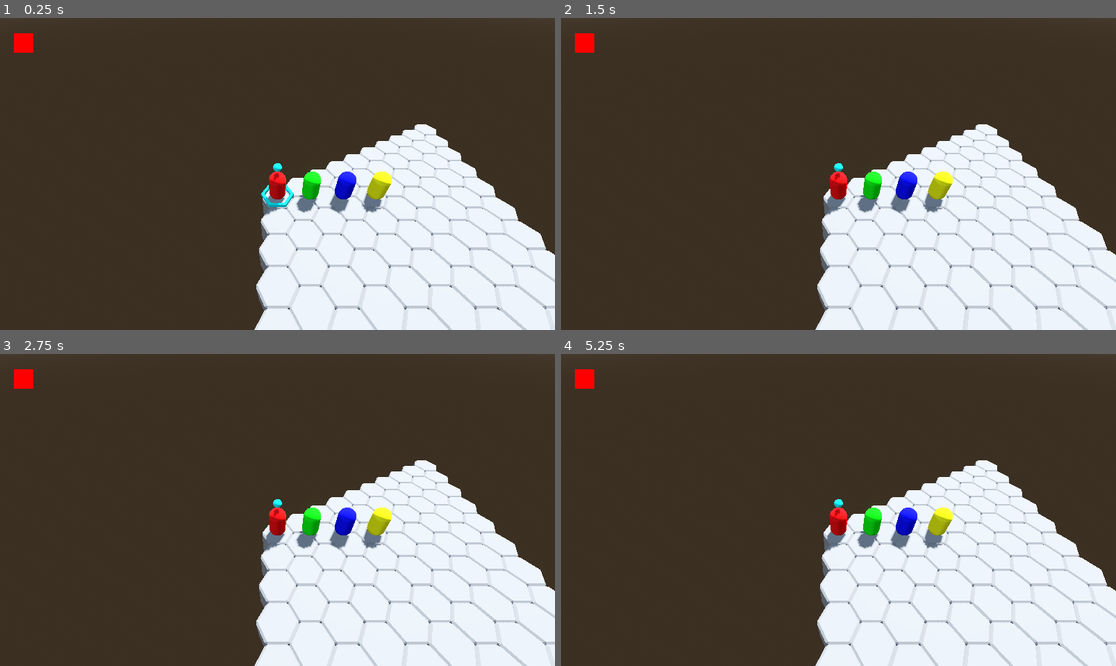
Above: before the commit, frames 1-4 (two rows, left to right).
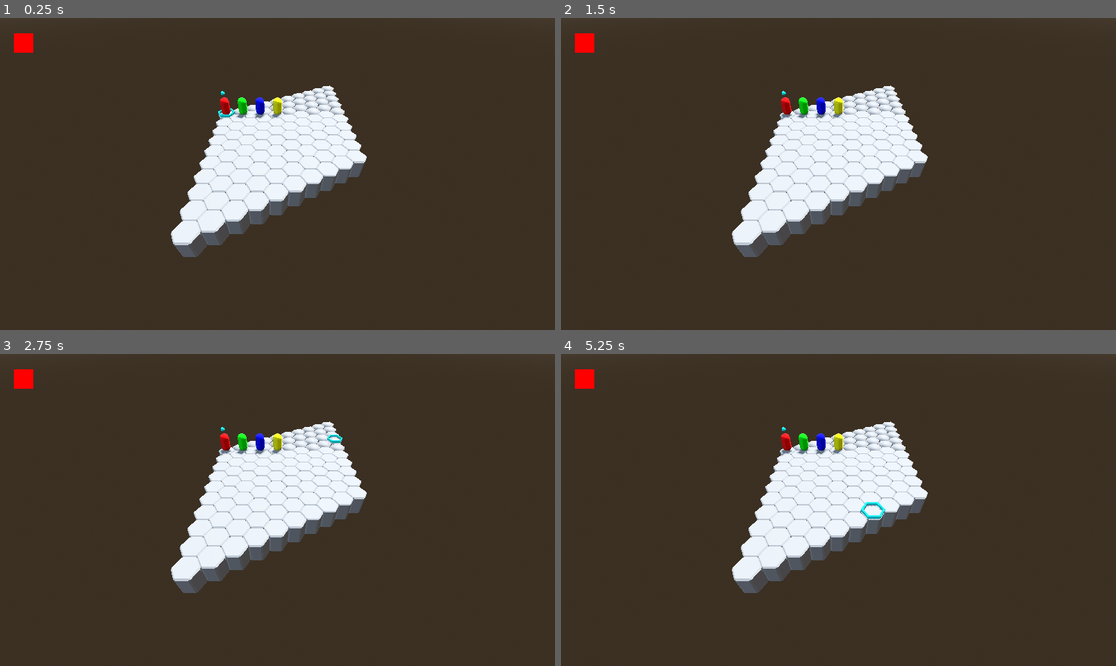
Above: after the commit, the same moments.

Repository: GuSoder/mini-turn-client
Game: Godot game, scene res://scenes/client1.tscn
Same seed, same stepped clock (60 frames per second), same inputs: the game is played once before the commit and once after it. This scene is started directly instead of the project's main scene.
Inputs (mouse positions are in pixels of both pictures, inside the frame that each line leads up to):
- Up to frame 1 (0.25 s): no input
- Up to frame 2 (1.5 s): tap Enter at 0.5, 0.6 s; move the mouse to (960, 158) at 0.52 s; click (960, 158) at 0.67 s; tap Space at 1.25 s; move the mouse to (727, 189) at 1.27 s; tap C at 1.35 s; click (727, 189) at 1.42 s
- Up to frame 3 (2.75 s): tap Enter at 2 s; move the mouse to (333, 441) at 2.02 s; tap L at 2.1 s; click (333, 441) at 2.17 s
- Up to frame 4 (5.25 s): tap Space at 2.75, 4.25 s; move the mouse to (810, 572) at 2.77 s; tap 1 at 2.85 s; click (810, 572) at 2.92 s; tap Enter at 3.5 s; move the mouse to (1005, 556) at 3.52 s; tap 2 at 3.6 s; click (1005, 556) at 3.67 s; move the mouse to (672, 463) at 4.27 s; tap 3 at 4.35 s; click (672, 463) at 4.42 s; move the mouse to (866, 510) at 5.02 s; tap 4 at 5.1 s; click (866, 510) at 5.17 s

The runs differ from the first frame. In frame 1, 36% of the frame differs, in the area x 30-100%, y 21-100%; in frame 2, 36%; in frame 3, 36%; in frame 4, 36%.

Commit message:
bug fix and tinkering

Diff:
--- /dev/null
+++ b/materials/gold.tres
@@ -0,0 +1,4 @@
+[gd_resource type="StandardMaterial3D" format=3 uid="uid://b0wbw0rccenkf"]
+
+[resource]
+albedo_color = Color(0.869223, 0.621605, 0.22951, 1)
--- a/scenes/path_markers.tscn
+++ b/scenes/path_markers.tscn
@@ -1,5 +1,6 @@
-[gd_scene load_steps=10 format=3 uid="uid://bvmh7roeorrfe"]
+[gd_scene load_steps=11 format=3 uid="uid://bvmh7roeorrfe"]
 
+[ext_resource type="Material" uid="uid://b0wbw0rccenkf" path="res://materials/gold.tres" id="1_g387c"]
 [ext_resource type="ArrayMesh" uid="uid://bkofaje0lc88i" path="res://objects/number_icons/1.obj" id="1_ln2o1"]
 [ext_resource type="ArrayMesh" uid="uid://560pdv6rsm7c" path="res://objects/number_icons/2.obj" id="2_g387c"]
 [ext_resource type="ArrayMesh" uid="uid://bhqqad0uggowq" path="res://objects/number_icons/3.obj" id="3_4fmv1"]
@@ -17,45 +18,54 @@
 
 [node name="1" type="MeshInstance3D" parent="."]
 transform = Transform3D(1, 0, 0, 0, 1, 0, 0, 0, 1, 2, 0, -40)
+material_override = ExtResource("1_g387c")
 mesh = ExtResource("1_ln2o1")
 skeleton = NodePath("../..")
 
 [node name="2" type="MeshInstance3D" parent="."]
 transform = Transform3D(1, 0, 0, 0, 1, 0, 0, 0, 1, 4, 0, -40)
+material_override = ExtResource("1_g387c")
 mesh = ExtResource("2_g387c")
 skeleton = NodePath("../..")
 
 [node name="3" type="MeshInstance3D" parent="."]
 transform = Transform3D(1, 0, 0, 0, 1, 0, 0, 0, 1, 6, 0, -40)
+material_override = ExtResource("1_g387c")
 mesh = ExtResource("3_4fmv1")
 skeleton = NodePath("../..")
 
 [node name="4" type="MeshInstance3D" parent="."]
 transform = Transform3D(1, 0, 0, 0, 1, 0, 0, 0, 1, 8, 0, -40)
+material_override = ExtResource("1_g387c")
 mesh = ExtResource("4_aglwa")
 skeleton = NodePath("../..")
 
 [node name="5" type="MeshInstance3D" parent="."]
 transform = Transform3D(1, 0, 0, 0, 1, 0, 0, 0, 1, 10, 0, -40)
+material_override = ExtResource("1_g387c")
 mesh = ExtResource("5_xwk48")
 skeleton = NodePath("../..")
 
 [node name="6" type="MeshInstance3D" parent="."]
 transform = Transform3D(1, 0, 0, 0, 1, 0, 0, 0, 1, 12, 0, -40)
+material_override = ExtResource("1_g387c")
 mesh = ExtResource("6_2c4lk")
 skeleton = NodePath("../..")
 
 [node name="7" type="MeshInstance3D" parent="."]
 transform = Transform3D(1, 0, 0, 0, 1, 0, 0, 0, 1, 14, 0, -40)
+material_override = ExtResource("1_g387c")
 mesh = ExtResource("7_rm62s")
 skeleton = NodePath("../..")
 
 [node name="8" type="MeshInstance3D" parent="."]
 transform = Transform3D(1, 0, 0, 0, 1, 0, 0, 0, 1, 16, 0, -40)
+material_override = ExtResource("1_g387c")
 mesh = ExtResource("8_yjbfb")
 skeleton = NodePath("../..")
 
 [node name="9" type="MeshInstance3D" parent="."]
 transform = Transform3D(1, 0, 0, 0, 1, 0, 0, 0, 1, 18, 0, -40)
+material_override = ExtResource("1_g387c")
 mesh = ExtResource("9_yjc7g")
 skeleton = NodePath("../..")
--- a/scenes/rendering.tscn
+++ b/scenes/rendering.tscn
@@ -23,4 +23,4 @@
 shadow_enabled = true
 
 [node name="Camera3D" type="Camera3D" parent="."]
-transform = Transform3D(1, 0, 0, 0, 0.707107, 0.707107, 0, -0.707107, 0.707107, 0, 10, 8)
+transform = Transform3D(1, 0, 0, 0, 0.707107, 0.707107, 0, -0.707107, 0.707107, 6, 12, 22)
--- a/scenes/row.tscn
+++ b/scenes/row.tscn
@@ -11,32 +11,24 @@
 
 [node name="Hex2" parent="." instance=ExtResource("1_7024n")]
 transform = Transform3D(1, 0, 0, 0, 1, 0, 0, 0, 1, 3.4, 0, 0)
-skeleton = NodePath("../Hex0")
 
 [node name="Hex3" parent="." instance=ExtResource("1_7024n")]
 transform = Transform3D(1, 0, 0, 0, 1, 0, 0, 0, 1, 5.1, 0, 0)
-skeleton = NodePath("../Hex2")
 
 [node name="Hex4" parent="." instance=ExtResource("1_7024n")]
 transform = Transform3D(1, 0, 0, 0, 1, 0, 0, 0, 1, 6.8, 0, 0)
-skeleton = NodePath("../Hex2")
 
 [node name="Hex5" parent="." instance=ExtResource("1_7024n")]
 transform = Transform3D(1, 0, 0, 0, 1, 0, 0, 0, 1, 8.5, 0, 0)
-skeleton = NodePath("../Hex3")
 
 [node name="Hex6" parent="." instance=ExtResource("1_7024n")]
 transform = Transform3D(1, 0, 0, 0, 1, 0, 0, 0, 1, 10.2, 0, 0)
-skeleton = NodePath("../Hex4")
 
 [node name="Hex7" parent="." instance=ExtResource("1_7024n")]
 transform = Transform3D(1, 0, 0, 0, 1, 0, 0, 0, 1, 11.9, 0, 0)
-skeleton = NodePath("../Hex5")
 
 [node name="Hex8" parent="." instance=ExtResource("1_7024n")]
 transform = Transform3D(1, 0, 0, 0, 1, 0, 0, 0, 1, 13.6, 0, 0)
-skeleton = NodePath("../Hex6")
 
 [node name="Hex9" parent="." instance=ExtResource("1_7024n")]
 transform = Transform3D(1, 0, 0, 0, 1, 0, 0, 0, 1, 15.3, 0, 0)
-skeleton = NodePath("../Hex7")
--- a/scripts/client.gd
+++ b/scripts/client.gd
@@ -231,14 +231,14 @@
 
 	hide_all_path_markers()
 
-	# Show numbered markers for each step in path (skip first position as it's current)
-	for i in range(1, min(path.size(), path_markers_node.get_child_count() + 1)):
+	# Show numbered markers for each step in path
+	for i in range(0, min(path.size(), path_markers_node.get_child_count() + 1)):
 		var hex_pos = path[i]
 		var hex_world_pos = get_hex_node_position(hex_pos)
 
 		if hex_world_pos != Vector3.UP * 1000:
-			var marker_index = i - 1  # Marker numbering starts at 0
+			var marker_index = i
 			if marker_index < path_markers_node.get_child_count():
 				var marker = path_markers_node.get_child(marker_index)
-				marker.position = hex_world_pos + Vector3(0, 1, 0)  # Slightly above hex
+				marker.position = hex_world_pos
 				marker.visible = true
